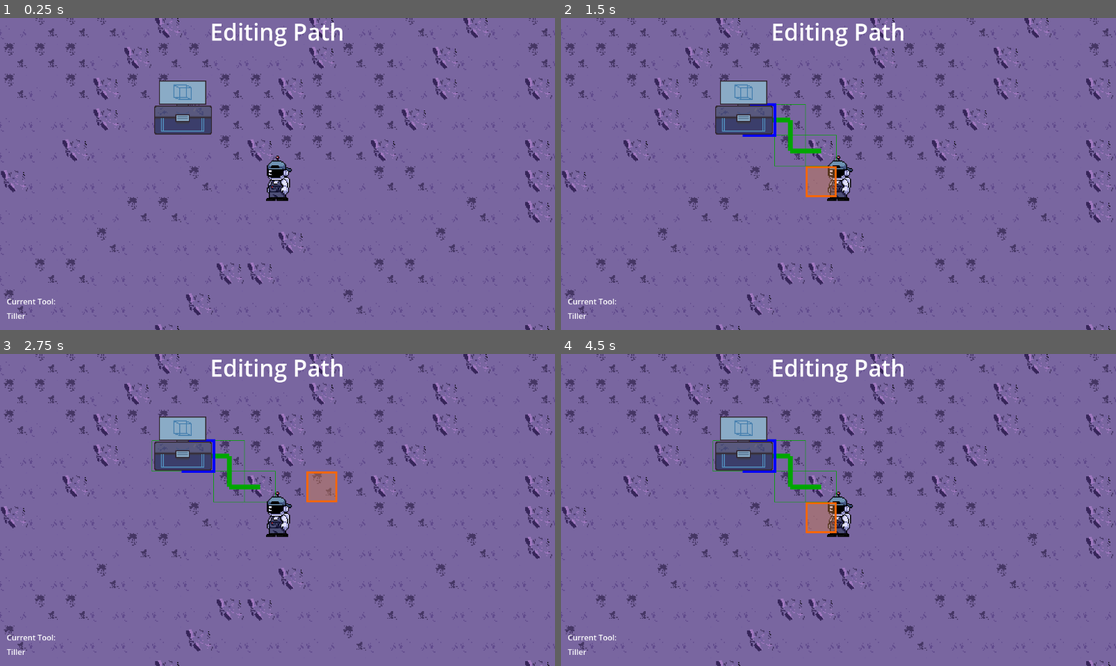
Above: before the commit, frames 1-4 (two rows, left to right).
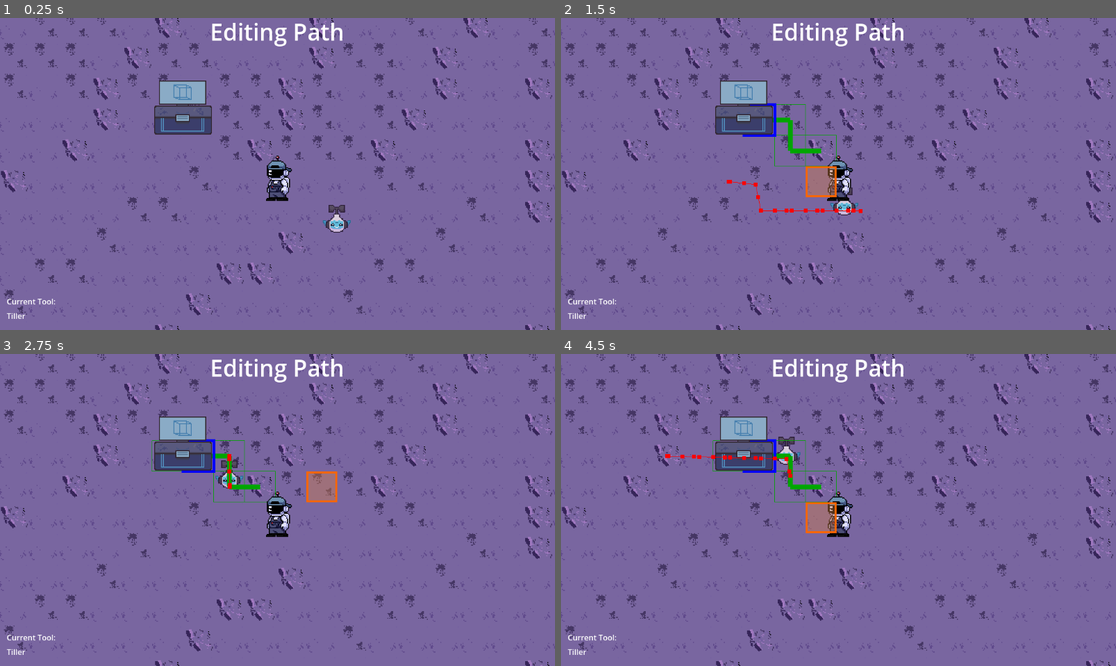
Above: after the commit, the same moments.

Repository: DevFTB/Moonbeam-Meadows
Game: Godot game, scene res://Level/moon.tscn
Two runs of this game, one before a commit and one after it. Both use one fixed random seed, a clock stepped at 60 frames per second and the inputs below.
Inputs (mouse positions are in pixels of both pictures, inside the frame that each line leads up to):
- Up to frame 1 (0.25 s): no input
- Up to frame 2 (1.5 s): tap Enter at 0.5 s; drag from (838, 170) to (744, 105) at 0.52 s; drag from (727, 189) to (744, 105) at 1.27 s
- Up to frame 3 (2.75 s): move the mouse to (333, 441) at 2.02 s; hold D (move_right) from 2.03 s (still down); hold 1 (select_tool1) from 2.03 s (still down); tap Enter at 2.3 s
- Up to frame 4 (4.5 s): release D (move_right) at 2.75 s; release 1 (select_tool1) at 2.75 s; drag from (810, 572) to (672, 463) at 2.77 s; move the mouse to (1005, 556) at 3.52 s; hold A (move_left) 3.53-4.25 s; hold 3 (select_tool3) 3.53-4.25 s; tap Enter at 3.8 s; drag from (672, 463) to (755, 432) at 4.27 s

The runs differ from the first frame. In frame 1, 0.2% of the frame differs, in the area x 58-64%, y 59-69%; in frame 2, 0.3%; in frame 3, 0.2%; in frame 4, 0.4%, in the area x 18-44%, y 26-40%.
Error after the commit: Out of bounds get index '0' (on base: 'Array[Vector2]') (res://Robots/Robot.gd:36)

Commit message:
robot follows path

Diff:
--- a/Level/moon.tscn
+++ b/Level/moon.tscn
@@ -535,7 +535,6 @@
 script = ExtResource("20_wew0j")
 
 [node name="Robots" type="Node2D" parent="."]
-visible = false
 
 [node name="Robot" type="CharacterBody2D" parent="Robots"]
 position = Vector2(480, 384)
@@ -551,7 +550,7 @@
 [node name="AnimatedSprite2D" type="AnimatedSprite2D" parent="Robots/Robot"]
 position = Vector2(0, -10)
 sprite_frames = ExtResource("25_cbu3v")
-frame_progress = 0.801124
+frame_progress = 0.81883
 
 [node name="CollisionShape2D" type="CollisionShape2D" parent="Robots/Robot"]
 shape = SubResource("CircleShape2D_we5yd")
--- a/Robots/PathSelectionGUI.gd
+++ b/Robots/PathSelectionGUI.gd
@@ -49,4 +49,10 @@
 					last_mouse_pos = mouse_pos
 					check_pos(mouse_pos)
 		pass
+
+
 	pass
+
+func _input(event):
+	if event is InputEventKey and event.keycode == KEY_ENTER:
+		get_node("/root/Level/Robots/Robot").set_path(grid_positions)
--- a/Robots/Robot.gd
+++ b/Robots/Robot.gd
@@ -12,12 +12,16 @@
 @export var action_energy_cost = 3
 
 @export var path : Array[Vector2] = []
+var path_index = 0
 
 func _ready():
 	navigation_agent.velocity_computed.connect(_on_NavigationAgent2D_velocity_computed)
 
 func _physics_process(delta):
 	if navigation_agent.is_navigation_finished():
+		if path_index < path.size() - 1:
+			path_index += 1
+			move_to_grid(path[path_index])
 		return
 
 	movement_delta = movement_speed
@@ -26,6 +30,13 @@
 	var new_velocity: Vector2 = (next_path_position - current_agent_position).normalized() * movement_delta
 
 	navigation_agent.set_velocity(new_velocity)
+
+func set_path(new_path: Array[Vector2]):
+	path = new_path
+	position = level.map_to_local(path[0])
+	move_to_grid(path[1])
+	path_index = 1
+	pass
 
 func move_to_grid(grid_position: Vector2i):
 	navigation_agent.set_target_position(level.map_to_local(grid_position))
Binary file added: Robots/charging_station.png
Not shown, added: Robots/charging_station.png.import
